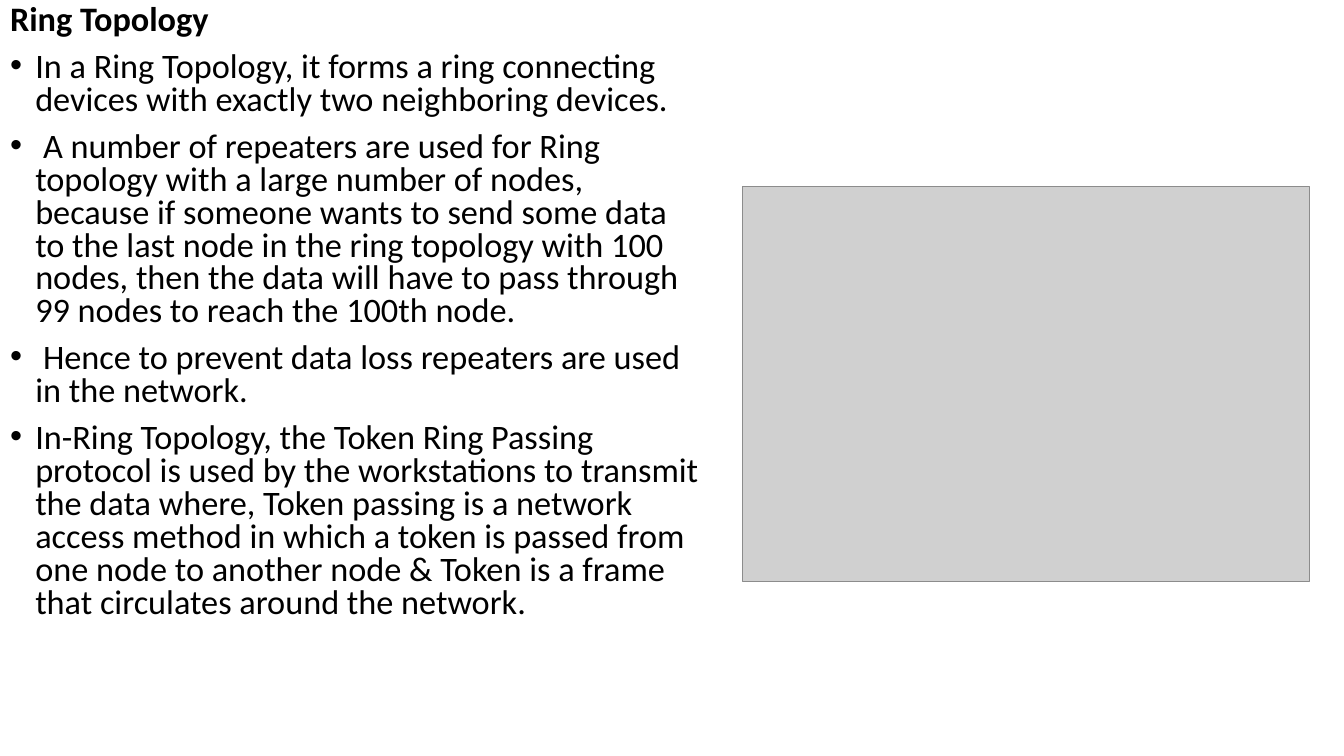
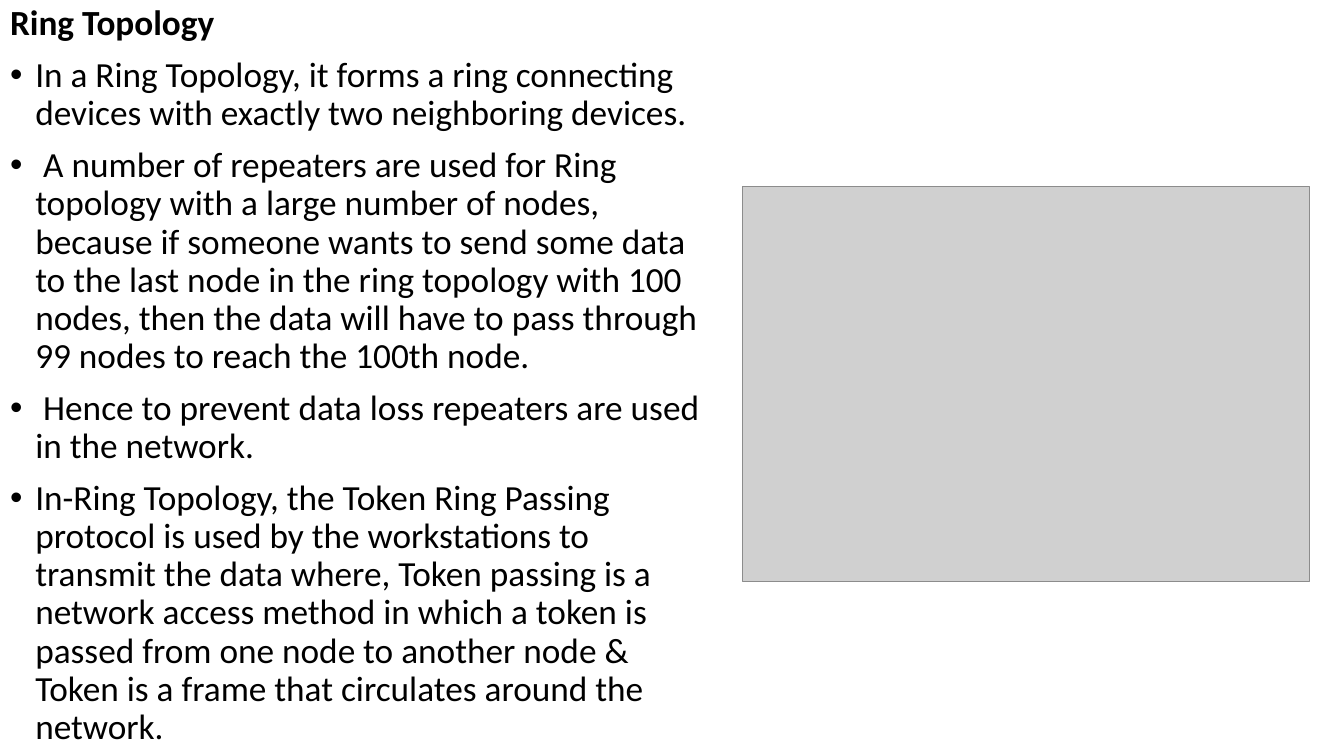
Before and after one commit to Mrcoderv/BCA-UnlimateNote-New, a slide deck: slide 7 of 5th sem/ComputerNetwork/Chapter new 4.pptx. Drawn at 1344x756 pixels with LibreOffice and Linux fonts; fonts in the diff are those of the drawing; grey boxes stand for pictures. Boxes give left, top, right and bottom in pixels: in the first picture for what was removed or moved away, otherwise in the second. Text is boxed around its words. In the diff, an @@ line names an element or a change of style, - is before the commit and + after.

```diff
--- a/5th sem/ComputerNetwork/Chapter new 4.pptx
+++ b/5th sem/ComputerNetwork/Chapter new 4.pptx
@@ text "Ring Topology" at [10,10,699,740]: size 24.5 to 25.2 pt; line spacing 0.8 to 0.9 @@
```
Also in this commit, not shown: 12 other slides changed, 39 other files.
